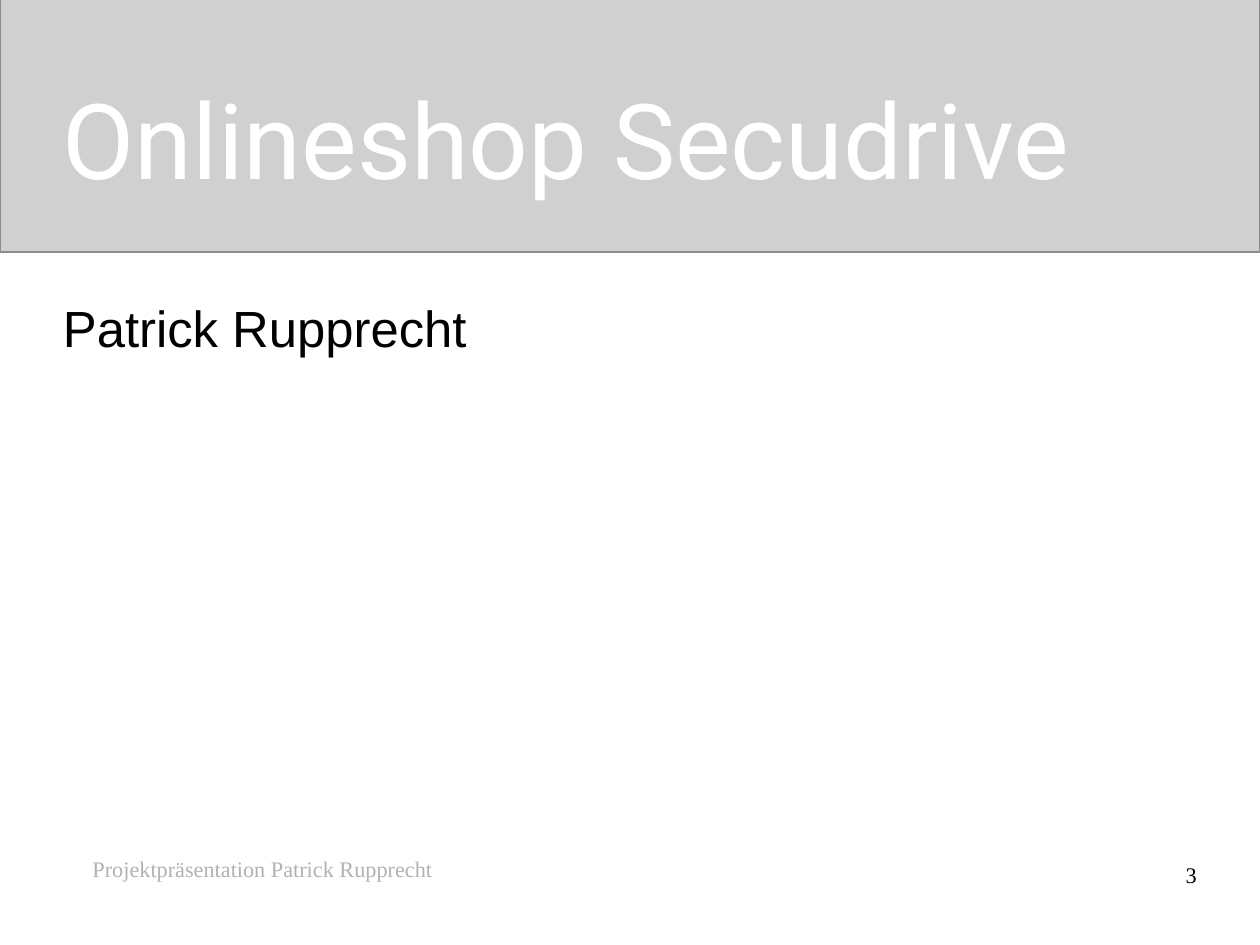
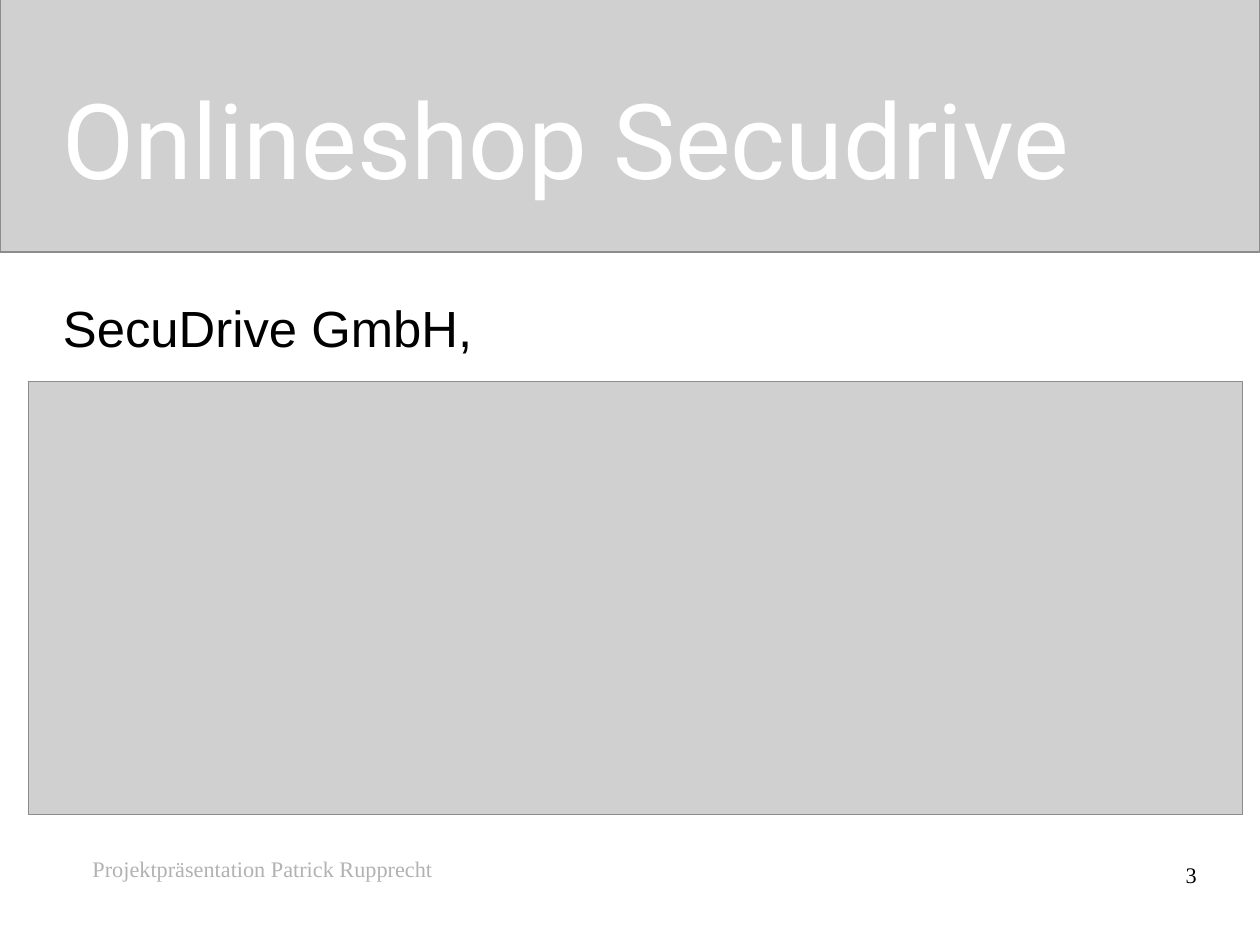
Before and after one commit to patrup/OnlineShop, a slide deck: slide 3 of OnlineShop/OnlineShop.odp. Drawn at 1260x945 pixels with LibreOffice and Linux fonts; fonts in the diff are those of the drawing; grey boxes stand for pictures. Boxes give left, top, right and bottom in pixels: in the first picture for what was removed or moved away, otherwise in the second. Text is boxed around its words. In the diff, an @@ line names an element or a change of style, - is before the commit and + after.

```diff
--- a/OnlineShop/OnlineShop.odp
+++ b/OnlineShop/OnlineShop.odp
@@ subtitle at (63,310,472,354): text changed @@
-Patrick Rupprecht
+SecuDrive GmbH,
@@ picture added at (29,382,1244,815) @@
```
Also in this commit, not shown: 1 other slide changed.
